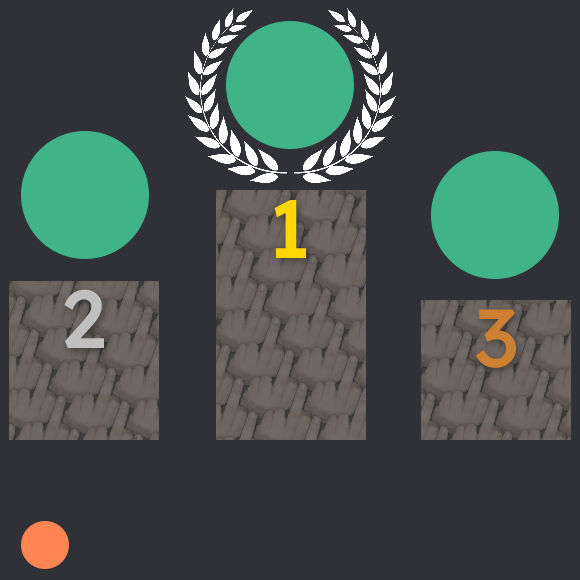
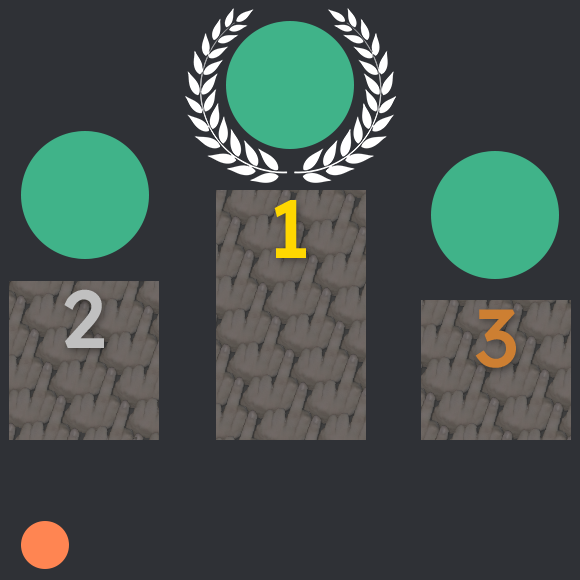
Layered file, before and after one edit (580x580). Changes by layer:
added group "feuilles" with 2 layers above "Nom du super serveur" over [185, 8, 396, 183]
moved "Rectangle 2" into group "feuilles", painted on it over [185, 8, 396, 183]
removed layer "Calque 1" over [185, 8, 396, 183]
added layer "Calque 3" in group "feuilles" over [185, 8, 396, 183]
